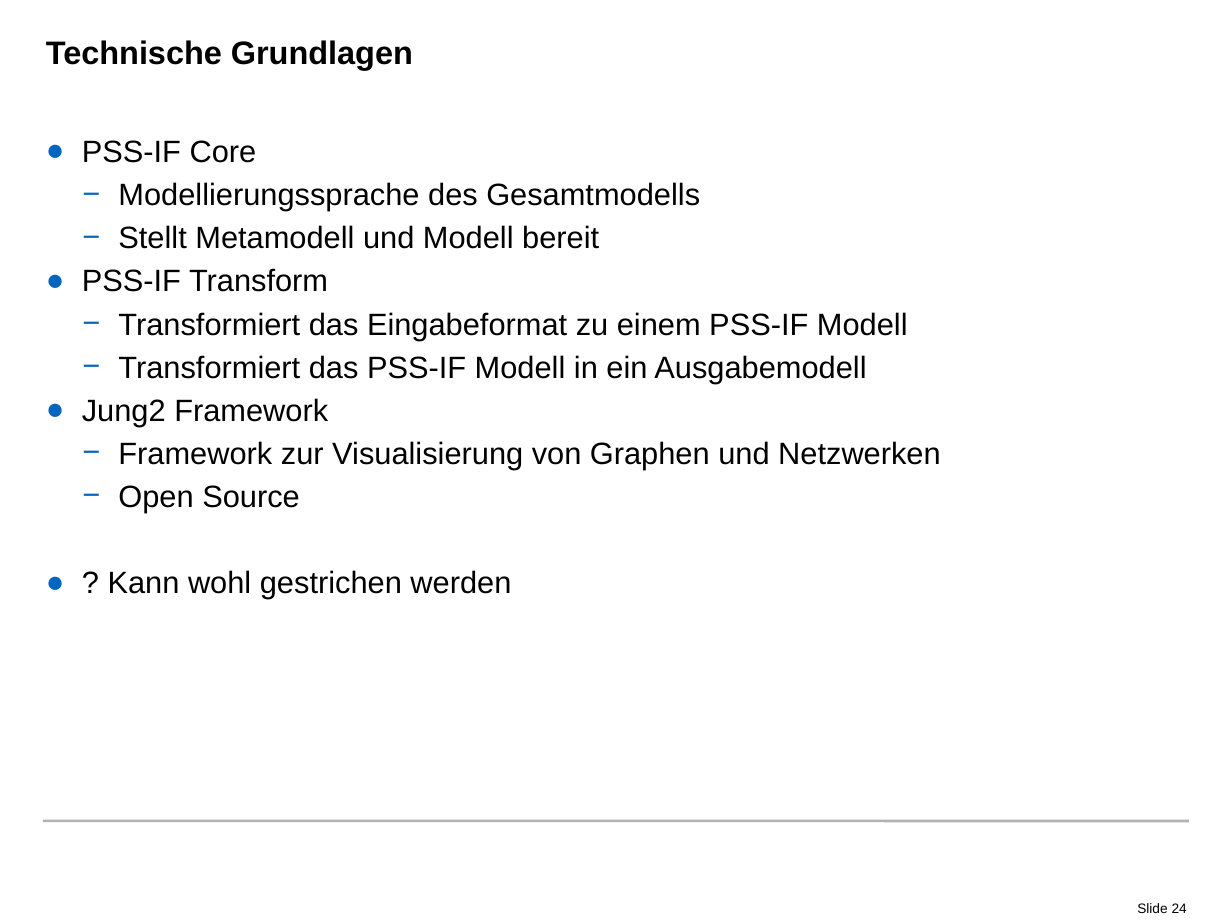
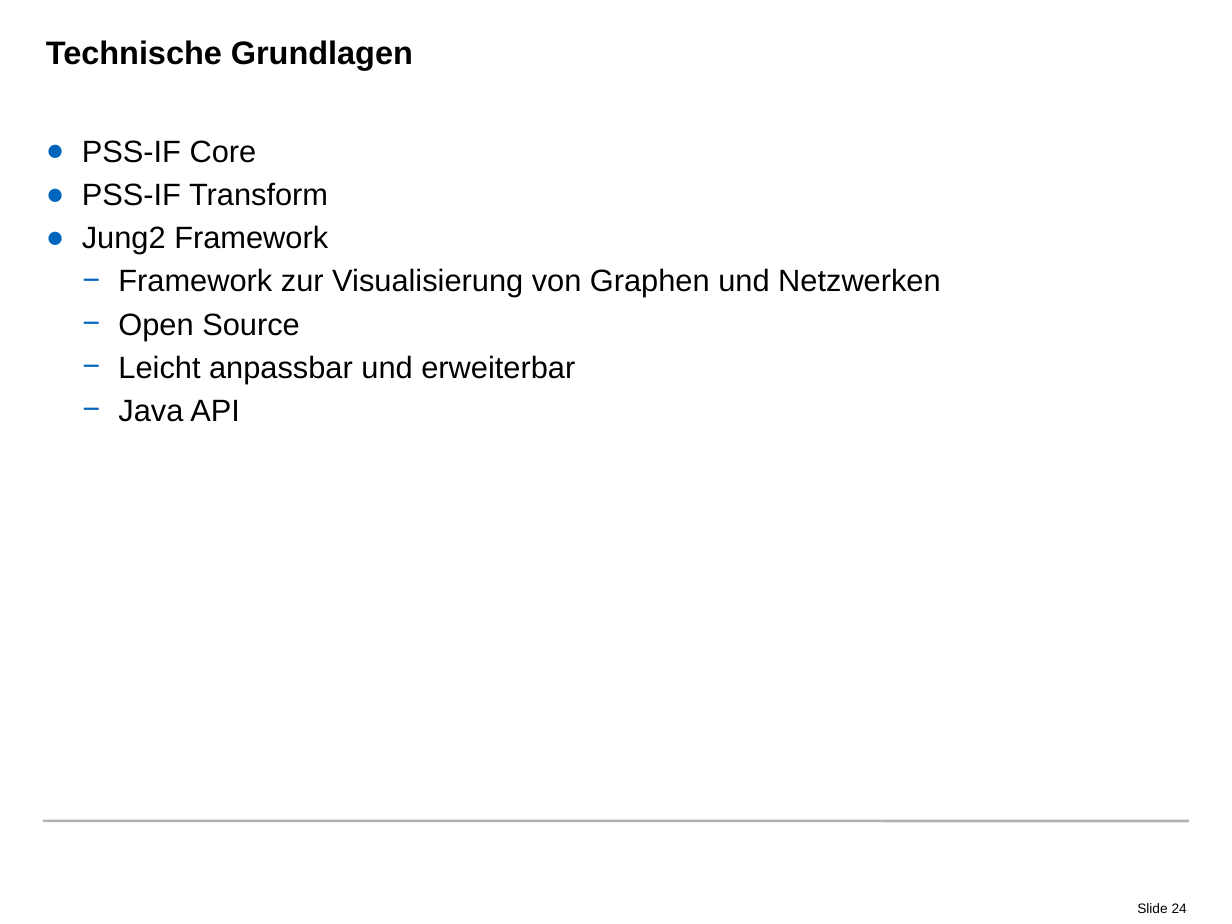
Before and after one commit to radke-tum/idp, a slide deck: slide 24 of pssif/doc/PSSIF.pptx. Drawn at 1232x924 pixels with LibreOffice and Linux fonts; fonts in the diff are those of the drawing; background and template pictures are left out. Boxes give left, top, right and bottom in pixels: in the first picture for what was removed or moved away, otherwise in the second. Text is boxed around its words. In the diff, an @@ line names an element or a change of style, - is before the commit and + after.

```diff
--- a/pssif/doc/PSSIF.pptx
+++ b/pssif/doc/PSSIF.pptx
@@ text at (118, 182, 700, 249): paragraphs removed @@
-  − Modellierungssprache des Gesamtmodells
-  − Stellt Metamodell und Modell bereit
@@ text at (118, 312, 908, 383): paragraphs removed @@
-  − Transformiert das Eingabeformat zu einem PSS-IF Modell
-  − Transformiert das PSS-IF Modell in ein Ausgabemodell
@@ text at (118, 355, 575, 422): text changed @@
-● ? Kann wohl gestrichen werden
+  − Leicht anpassbar und erweiterbar
+  − Java API
```
Also in this commit, not shown: 6 other slides changed.
